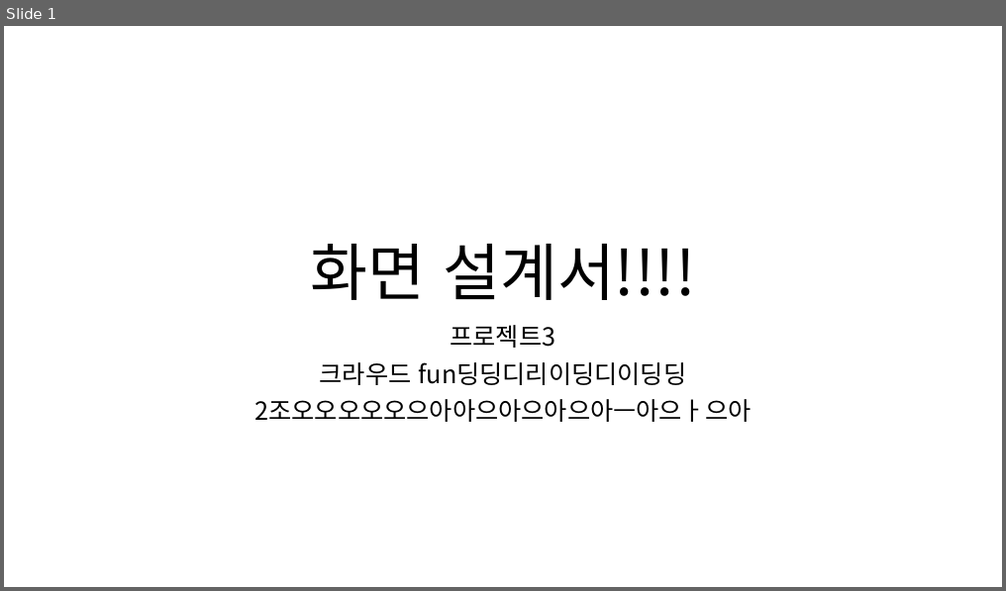
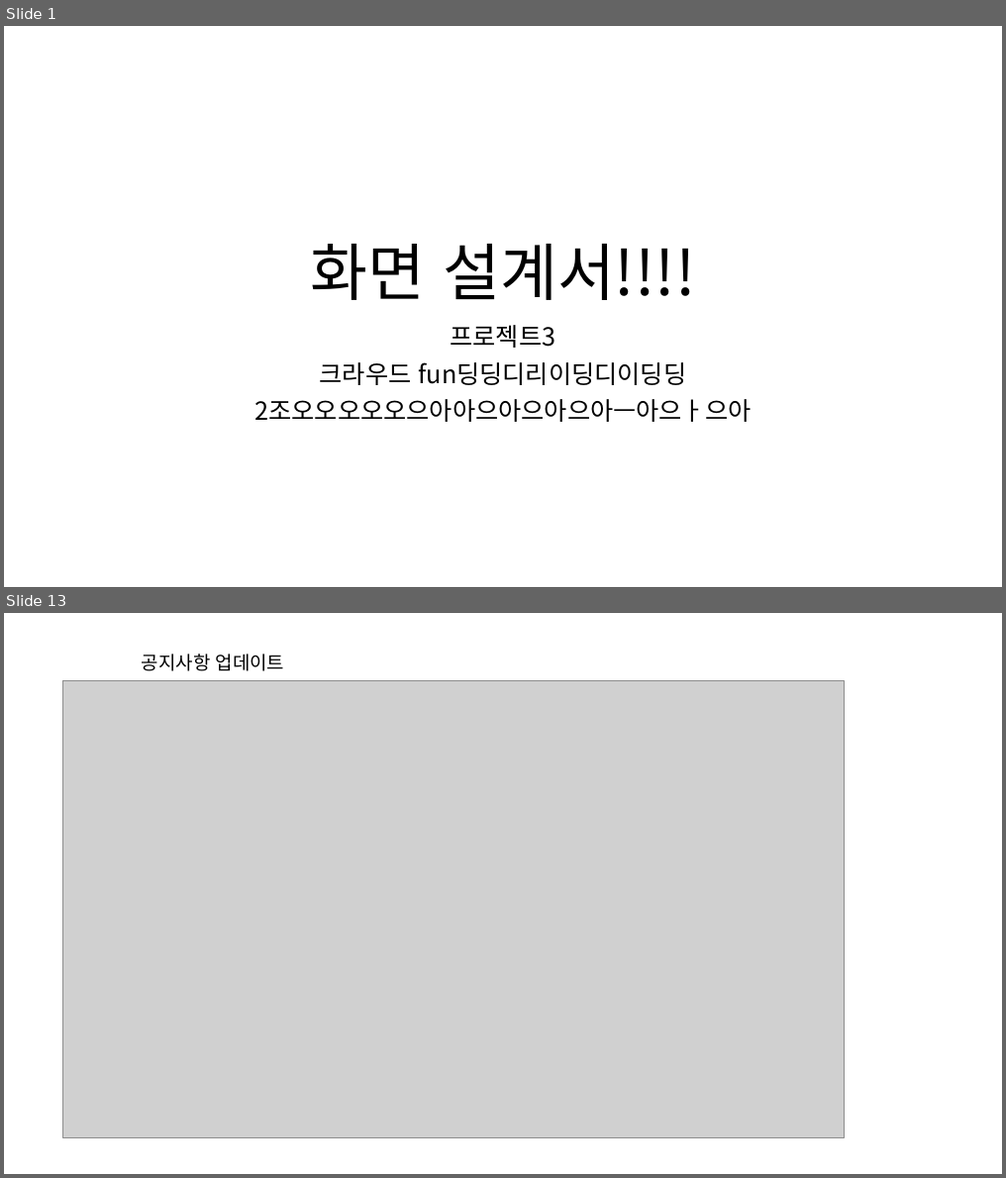
Before and after one commit to ezenteam2/RentalEquip, a slide deck: 0 발표용 파워포인트/0327 4차발표/0327 project04 - 파워포인트 - 형준.pptx. Shown one above the other, each under a label of ours: slide 1 before the commit, slides 1 and 13 after it; the slides between them are not shown. The pictures are 1006x591 and 1006x1178 pixels, drawn with LibreOffice and Linux fonts; fonts in the diff are those of the drawing; grey boxes stand for pictures. Boxes give left, top, right and bottom in pixels: in the first picture for what was removed or moved away, otherwise in the second. Text is boxed around its words. In the diff, an @@ line names an element or a change of style, - is before the commit and + after.

```diff
--- a/0 발표용 파워포인트/0327 4차발표/0327 project04 - 파워포인트 - 형준.pptx
+++ b/0 발표용 파워포인트/0327 4차발표/0327 project04 - 파워포인트 - 형준.pptx
@@ slide 13 added at box(4, 613, 1002, 1174), background #FFFFFF @@
@@ text added at box(142, 654, 285, 671), 18 pt, text #000000 @@
+공지사항 업데이트
@@ picture added at box(63, 681, 845, 1139) @@
```
Also in this commit, not shown: 26 other slides added, 3 other files.
